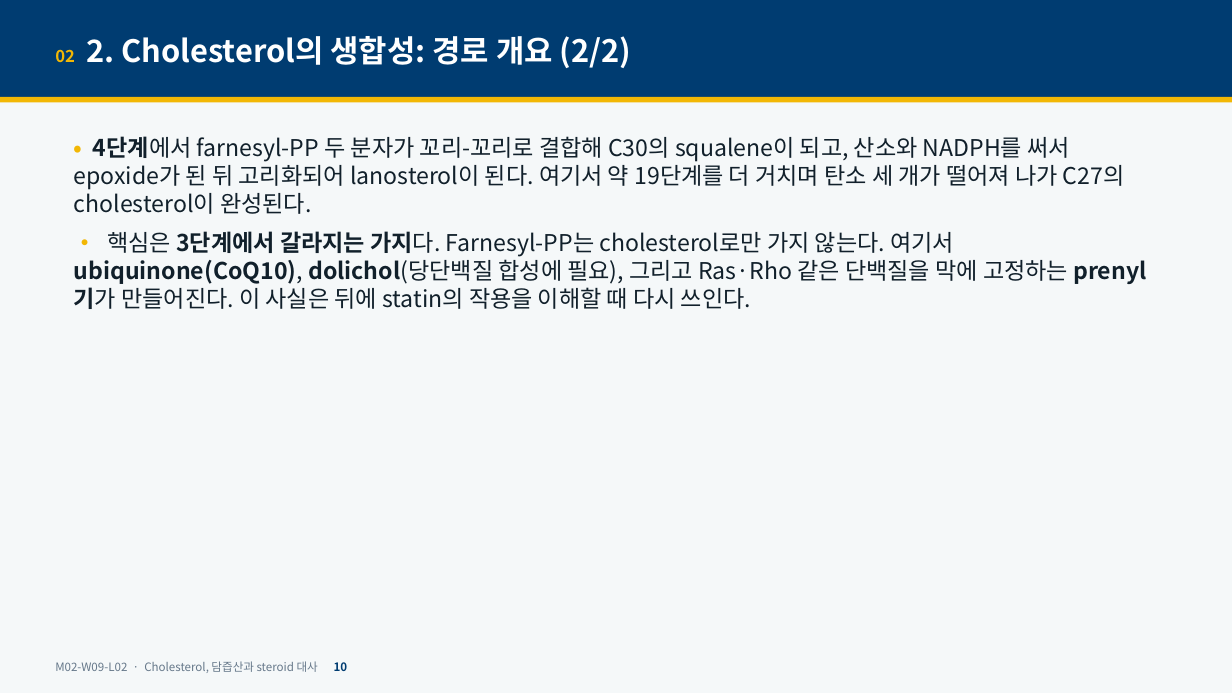
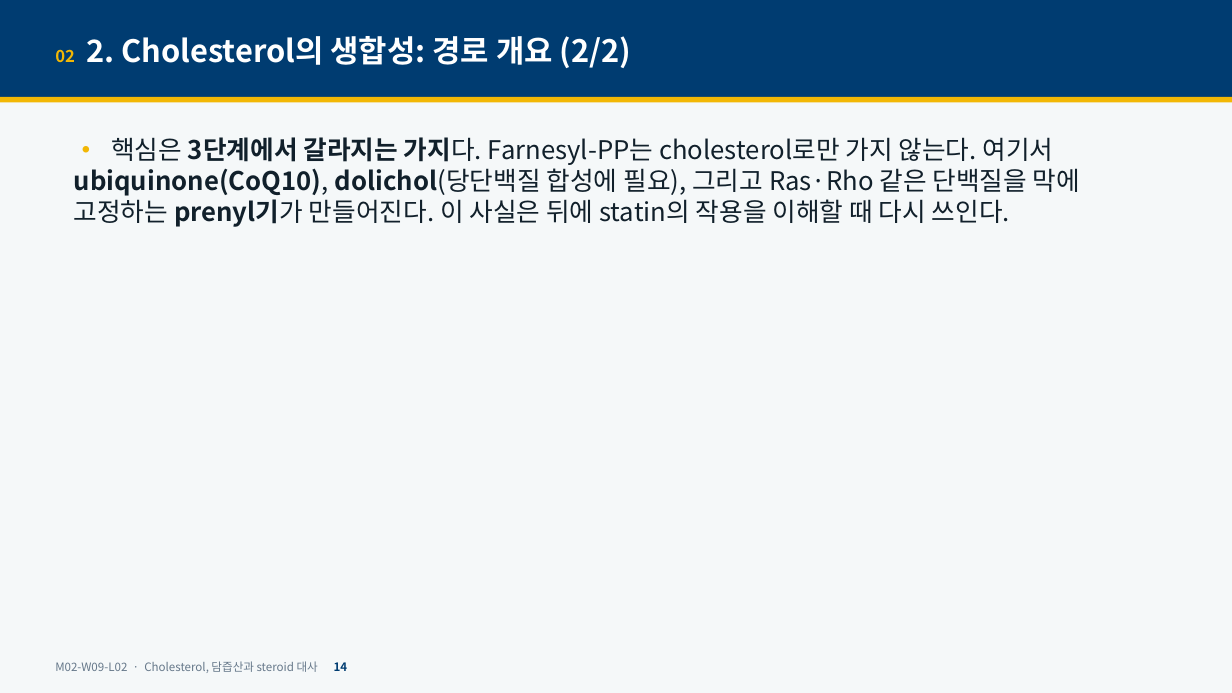
Before and after one commit to hoperiasd2/hoperiasd2.github.io, a slide deck: slide 14 of curriculum/M02/W09/L02/slides.pptx (slide 10 before the commit). Drawn at 1232x693 pixels with LibreOffice and Linux fonts; fonts in the diff are those of the drawing. Boxes give left, top, right and bottom in pixels: in the first picture for what was removed or moved away, otherwise in the second. Text is boxed around its words. In the diff, an @@ line names an element or a change of style, - is before the commit and + after.

```diff
--- a/curriculum/M02/W09/L02/slides.pptx
+++ b/curriculum/M02/W09/L02/slides.pptx
@@ text "• 핵심은 3단계에서 갈라지는 가지다. ..." at bbox=[74, 137, 1080, 227]: size 18 to 20 pt @@
@@ text at bbox=[74, 136, 1125, 214]: paragraph removed @@
-• 4단계에서 farnesyl-PP 두 분자가 꼬리-꼬리로 결합해 C30의 squalene이 되고, 산소와 NADPH를 써서 epoxide가 된 뒤 고리화되어 lanosterol이 된다. 여기서 약 19단계를 더 거치며 탄소 세 개가 떨어져 나가 C27의 cholesterol이 완성된다.
@@ text at bbox=[55, 661, 348, 673]: text changed @@
-M02-W09-L02 · Cholesterol, 담즙산과 steroid 대사 10
+M02-W09-L02 · Cholesterol, 담즙산과 steroid 대사 14
```
Also in this commit, not shown: 31 other slides changed, 13 slides added, 3 other files.
